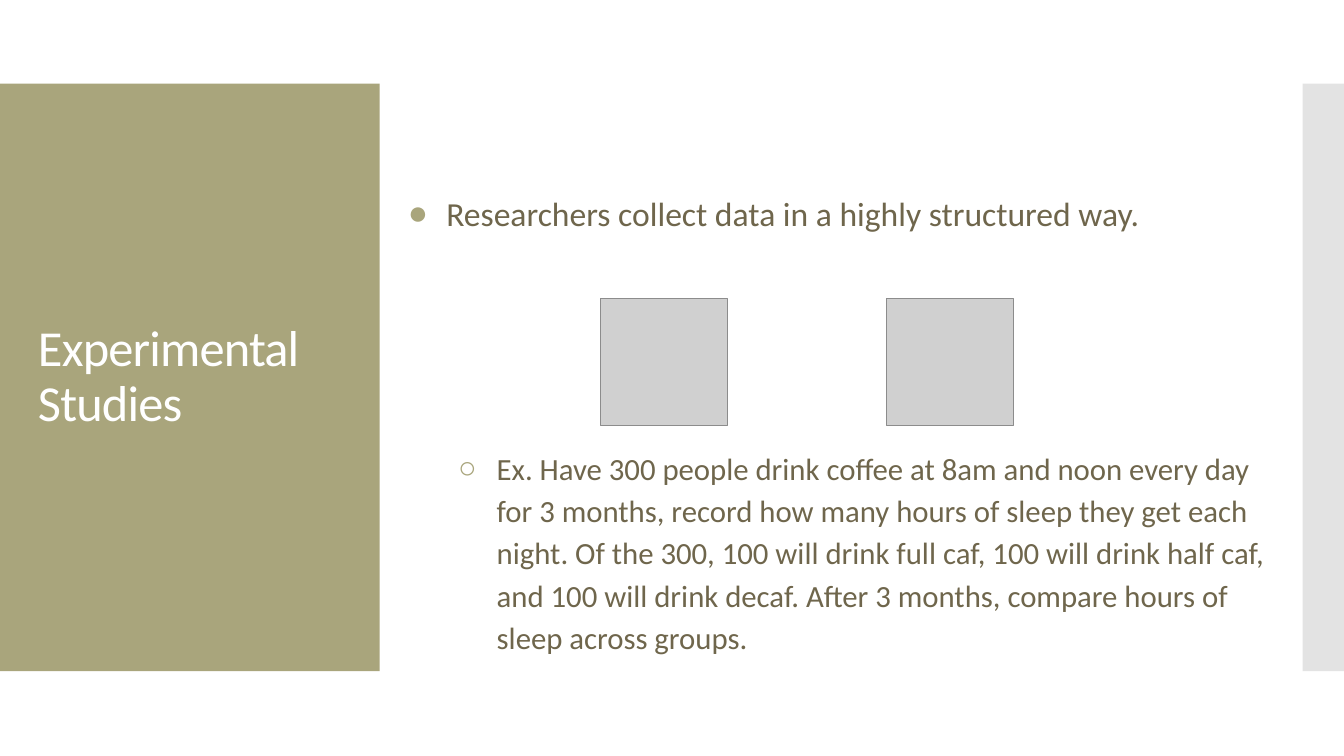
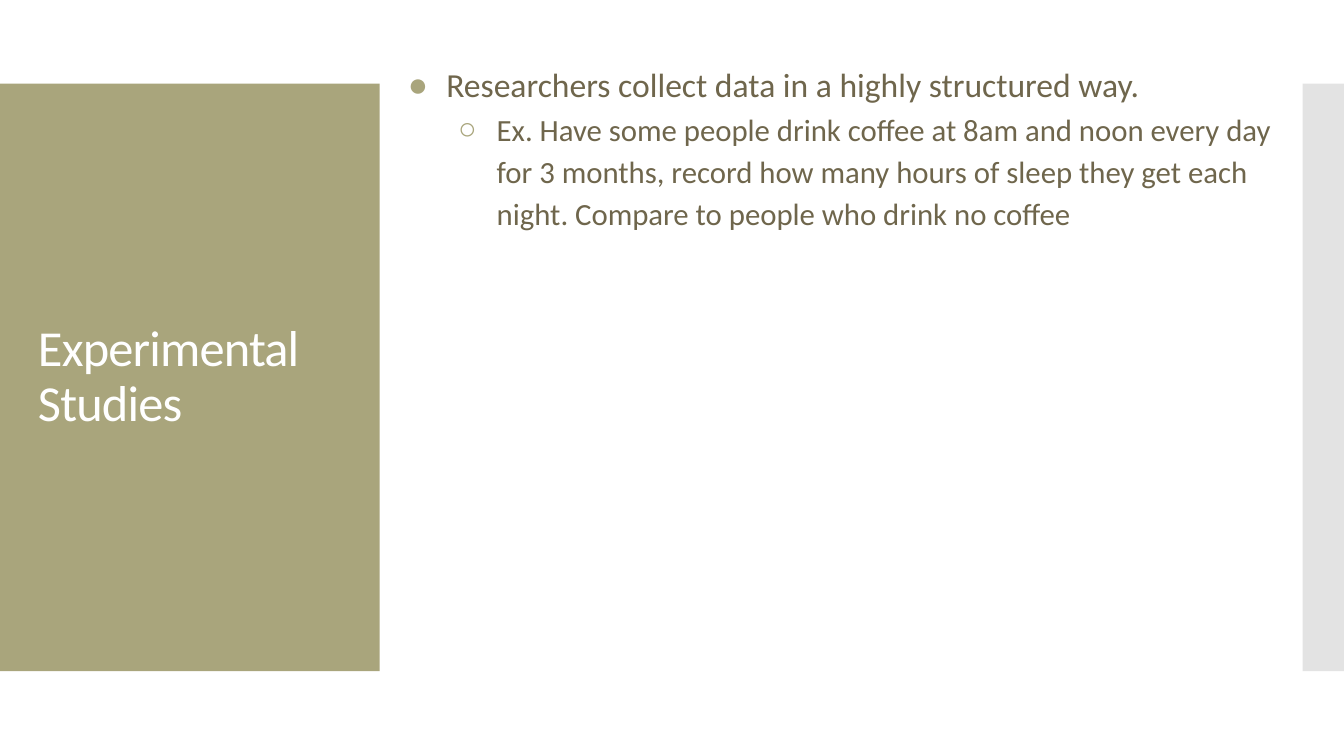
Before and after one commit to amosca01/MATH108-F23, a slide deck: slide 49 of slides/02-data-collection.pptx (slide 45 before the commit). Drawn at 1344x756 pixels with LibreOffice and Linux fonts; fonts in the diff are those of the drawing; grey boxes stand for pictures. Boxes give left, top, right and bottom in pixels: in the first picture for what was removed or moved away, otherwise in the second. Text is boxed around its words. In the diff, an @@ line names an element or a change of style, - is before the commit and + after.

```diff
--- a/slides/02-data-collection.pptx
+++ b/slides/02-data-collection.pptx
@@ text "Researchers collect data in a ...": place and size @@
-text "Researchers collect data in a ..." at <box>446,202,1263,655</box>
+text "Researchers collect data in a ..." at <box>446,73,1270,231</box>
@@ text at <box>497,119,1270,231</box>: text changed @@
-  ○ Ex. Have 300 people drink coffee at 8am and noon every day for 3 months, record how many hours of sleep they get each night. Of the 300, 100 will drink full caf, 100 will drink half caf, and 100 will drink decaf. After 3 months, compare hours of sleep across groups.
+  ○ Ex. Have some people drink coffee at 8am and noon every day for 3 months, record how many hours of sleep they get each night. Compare to people who drink no coffee
@@ picture removed at <box>601,298,728,425</box> @@
@@ picture removed at <box>886,298,1013,425</box> @@
```
Also in this commit, not shown: 19 other slides changed, 12 slides added, 2 slides removed, 3 other files.
